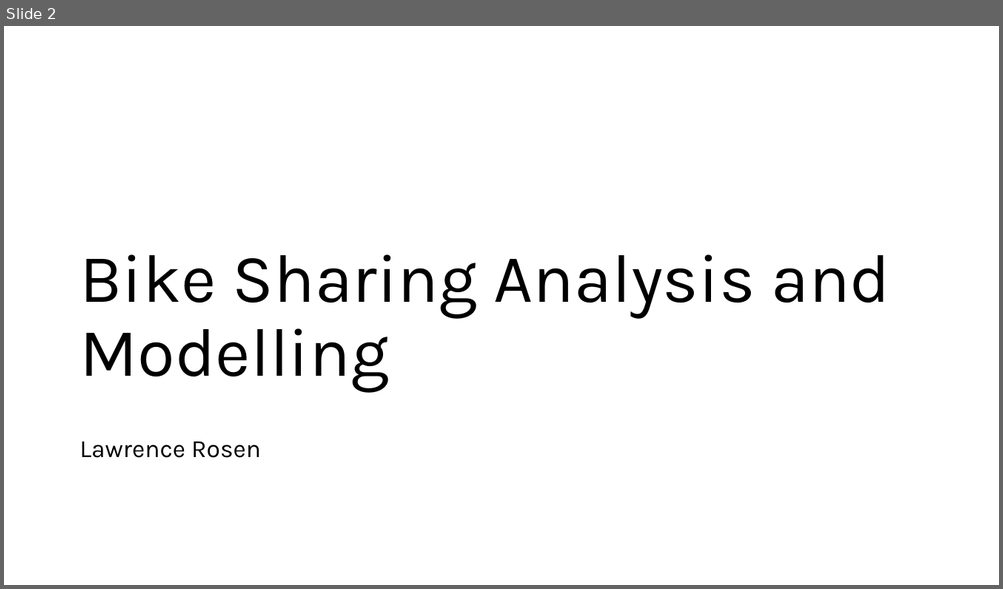
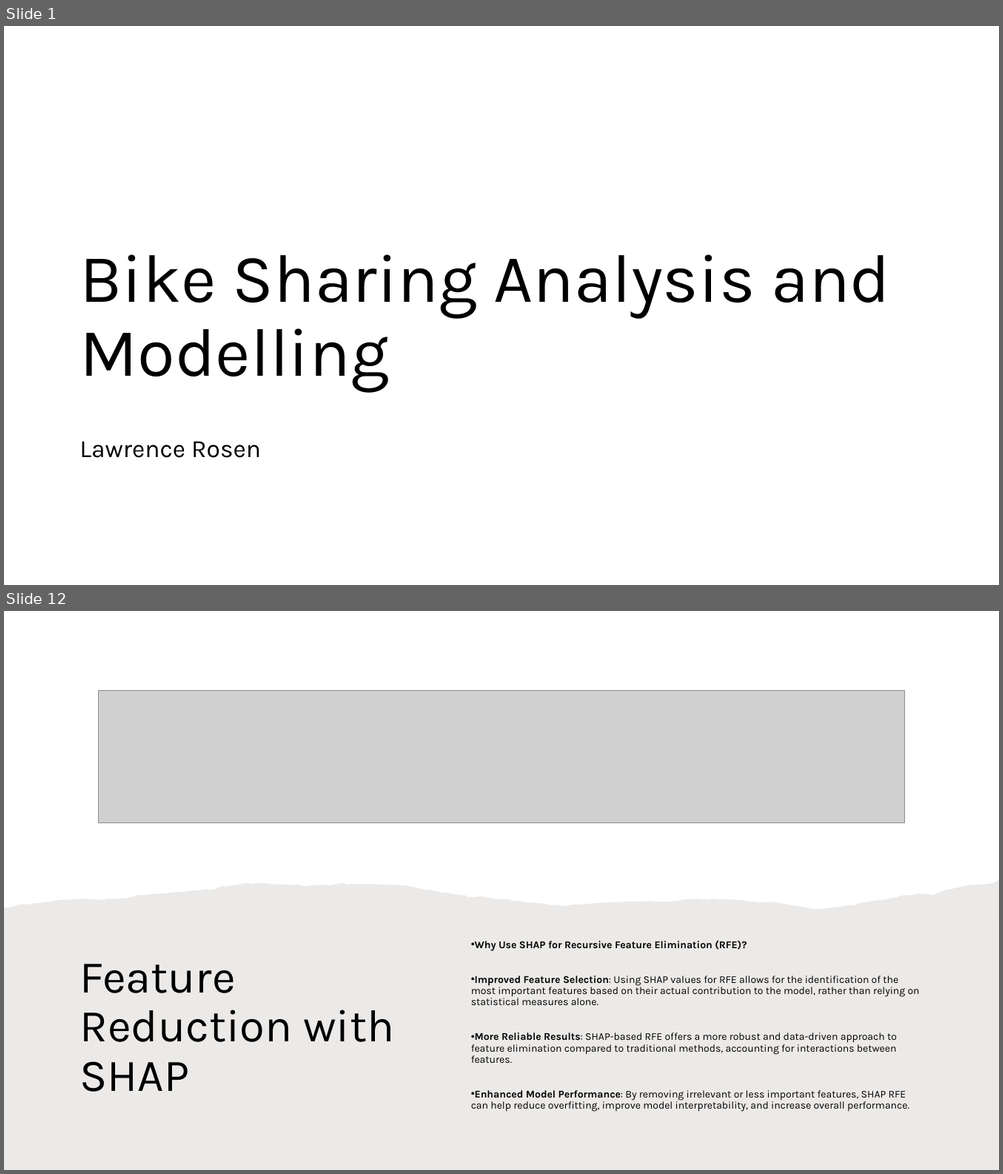
Before and after one commit to lrcode97/bike_demand_2025, a slide deck: presentation.pptx. Shown one above the other, each under a label of ours: slide 2 before the commit, slides 1 and 12 after it; the slides between them are not shown. The pictures are 1003x589 and 1003x1174 pixels, drawn with LibreOffice and Linux fonts; fonts in the diff are those of the drawing; grey boxes stand for pictures. Boxes give left, top, right and bottom in pixels: in the first picture for what was removed or moved away, otherwise in the second. Text is boxed around its words. In the diff, an @@ line names an element or a change of style, - is before the commit and + after.

```diff
--- a/presentation.pptx
+++ b/presentation.pptx
@@ slide 12 added at (4,611,999,1170), background #FFFFFF @@
@@ picture added at (99,690,905,823) @@
@@ freeform shape added at (4,880,999,1170), fill #82766A at 15% opacity @@
@@ text added at (471,940,919,1112), 10 pt, text #000000 @@
+• Why Use SHAP for Recursive Feature Elimination (RFE)?
+• Improved Feature Selection: Using SHAP values for RFE allows for the identification of the most important features based on their actual contribution to the model, rather than relying on statistical measures alone.
+• More Reliable Results: SHAP-based RFE offers a more robust and data-driven approach to feature elimination compared to traditional methods, accounting for interactions between features.
+• Enhanced Model Performance: By removing irrelevant or less important features, SHAP RFE can help reduce overfitting, improve model interpretability, and increase overall performance.
@@ title added at (79,964,394,1092), 44 pt, text #000000 @@
+Feature Reduction with SHAP
@@ what was slide 2 is now slide 1 @@
```
Also in this commit, not shown: 6 slides changed, 7 other slides added, 9 slides removed, 12 other files.
